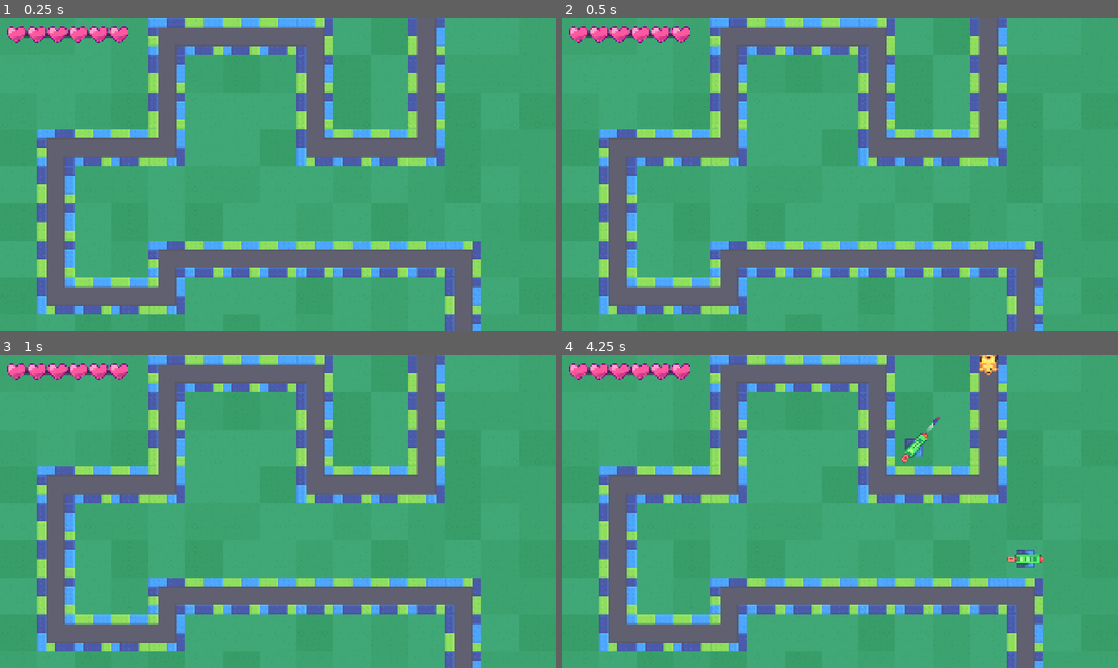
Above: before the commit, frames 1-4 (two rows, left to right).
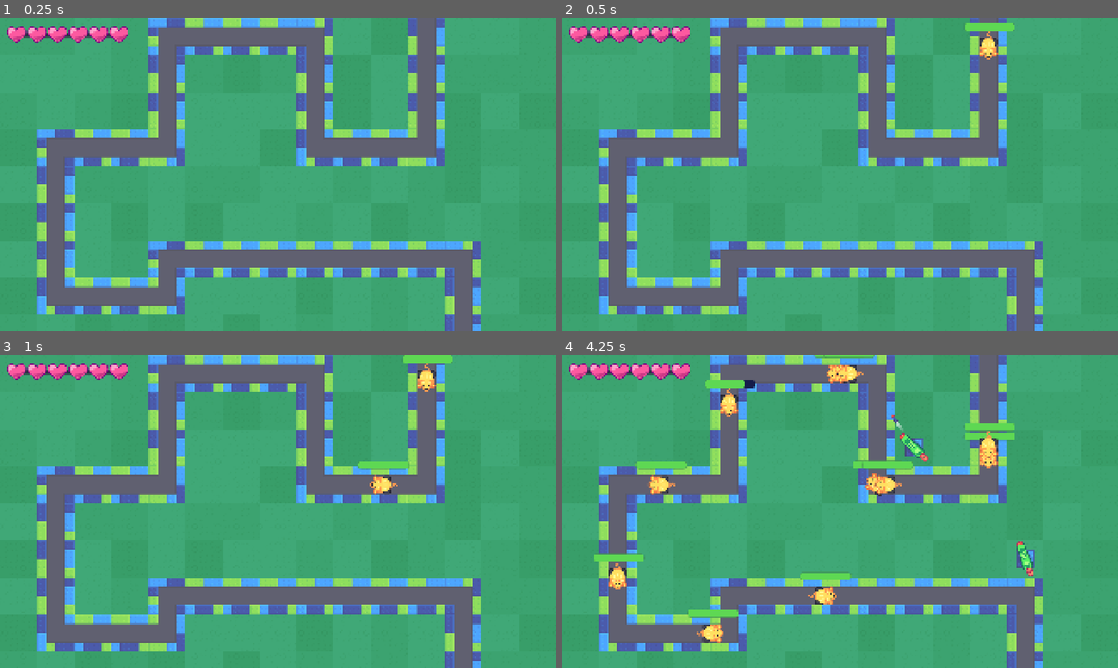
Above: after the commit, the same moments.

Repository: sand01man/TowerDefense
Game: Godot game, scene res://tower_defense.tscn
The game is run twice, just before and just after one commit, with the same random seed, the same clock (stepped at 60 frames per second) and the same inputs.
Inputs (mouse positions are in pixels of both pictures, inside the frame that each line leads up to):
- Up to frame 1 (0.25 s): no input
- Up to frame 2 (0.5 s): no input
- Up to frame 3 (1 s): move the mouse to (400, 495) at 0.52 s; press the mouse at (400, 495) at 0.53 s
- Up to frame 4 (4.25 s): move the mouse to (728, 527) at 1.27 s; release the mouse at (728, 527) at 1.28 s; right-click (728, 527) at 1.35 s; move the mouse to (895, 442) at 2.02 s; press the mouse at (895, 442) at 2.03 s; move the mouse to (812, 574) at 2.77 s; release the mouse at (812, 574) at 2.78 s; right-click (812, 574) at 2.85 s; move the mouse to (1006, 558) at 3.52 s; press the mouse at (1006, 558) at 3.53 s

Frame 1 is identical in both runs. In frame 2, 0.4% of the frame differs, in the area x 72-82%, y 1-14%; in frame 3, 0.9%; in frame 4, 4.7%, in the area x 5-87%, y 0-92%.

Commit message:
module 12 L3

Diff:
--- a/mob_spawner.gd
+++ b/mob_spawner.gd
@@ -28,6 +28,7 @@
 
 
 			var mob : Mob = mob_packed_scene.instantiate()
+			mob.speed = 1000
 			mob_path_follow.add_child(mob)
 			mob_path_follow.mob = mob
 	if _path.get_child_count() <= 0:
--- a/player_ui.gd
+++ b/player_ui.gd
@@ -27,6 +27,7 @@
 	health = clampi(new_health, 0, 6)
 	var health_sprites_list : Array = h_box_container.get_children()
 	#print(health_sprites_list[0].get_index())
-	health_sprites_list[health - 1].visible = false
+	for current_heart in health_sprites_list:
+			current_heart.visible = health > current_heart.get_index()
 	if health == 0:
 		health_depleted.emit()
--- a/road.gd
+++ b/road.gd
@@ -1,5 +1,6 @@
 class_name Roads extends TileMapLayer
 
+@onready var road: Roads = %Road
 
 var astar_2d := AStar2D.new()
 var road_tiles := get_used_cells()
@@ -9,14 +10,14 @@
 
 func _prepare_pathfinding_graph() -> void:
 	for current_cell: Vector2i in road_tiles:
-		pass
-		#var current_cell_index =  _calculate_index(current_cell)
-		#astar_2d.add_pointZ(current_cell_index, current_cell)
+		var current_cell_index := _calculate_index(current_cell)
+		astar_2d.add_point(current_cell_index, current_cell)
+
+func _calculate_index(cell_coordinates: Vector2i) -> int:
+	return cell_coordinates.x + (cell_coordinates.y * map_size.x) + 10_000
 # Called when the node enters the scene tree for the first time.
-func _ready() -> void:
-	pass # Replace with function body.
-
-
-# Called every frame. 'delta' is the elapsed time since the previous frame.
-func _process(delta: float) -> void:
-	pass
+	for current_cell: Vector2i in road_tiles:
+		for current_neighbor: Vector2i in [Vector2i.UP, Vector2i.RIGHT, Vector2i.DOWN, Vector2i.LEFT]:
+			var neighbor_position := current_cell + current_neighbor
+			if get_cell_source_id(neighbor_position) == -1:
+				continue
--- a/tower_defense.tscn
+++ b/tower_defense.tscn
@@ -58,6 +58,7 @@
 [node name="Mob" parent="Road/MobSpawner/Path2D/PathFollow2D" unique_id=1521734940 instance=ExtResource("3_l7pho")]
 unique_name_in_owner = true
 position = Vector2(-6.8189765e-06, 0)
+speed = 1000.0
 
 [node name="PlayerHurtBox" type="Area2D" parent="." unique_id=955087034]
 unique_name_in_owner = true
